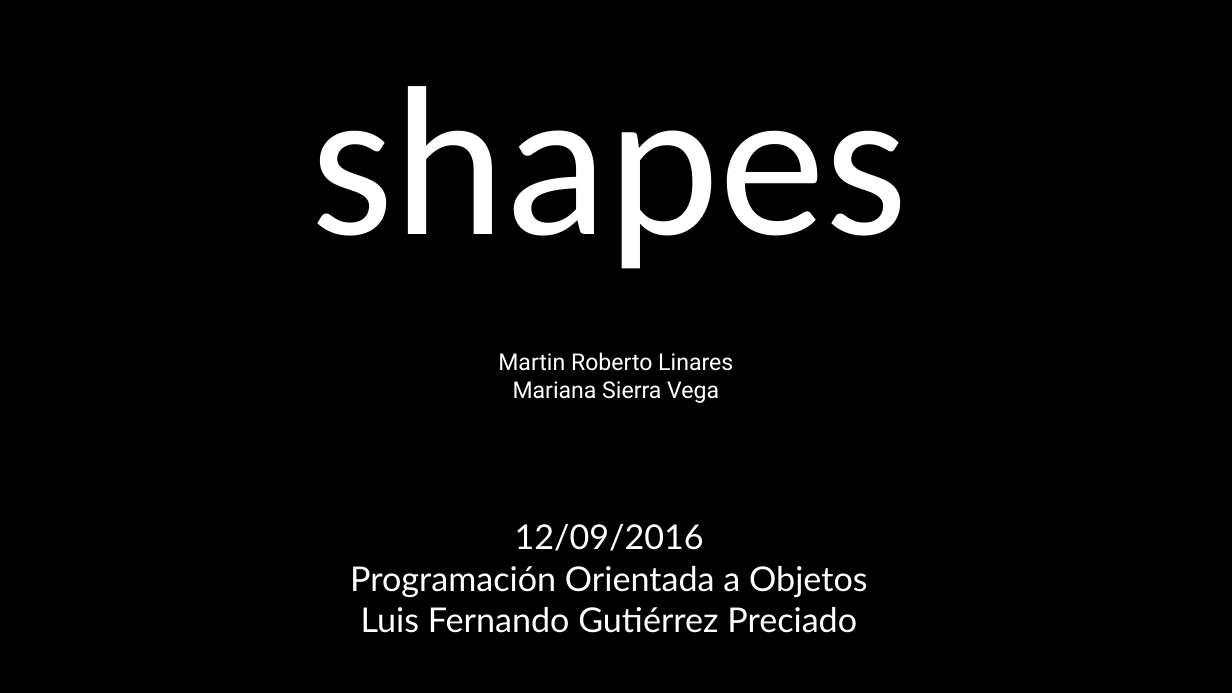
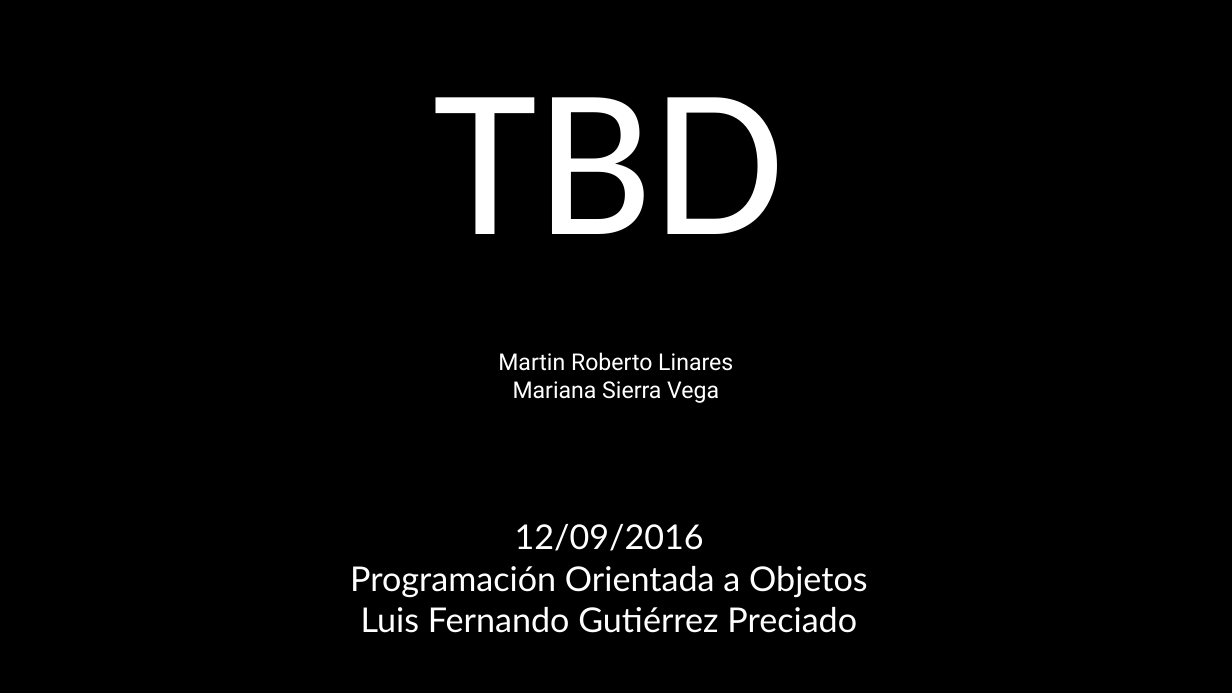
Before and after one commit to marianasrvg/POO_Fall2016, a slide deck: slide 1 of Inserte nombre aquí-.pptx. Drawn at 1232x693 pixels with LibreOffice and Linux fonts; fonts in the diff are those of the drawing. Boxes give left, top, right and bottom in pixels: in the first picture for what was removed or moved away, otherwise in the second. Text is boxed around its words. In the diff, an @@ line names an element or a change of style, - is before the commit and + after.

```diff
--- a/Inserte nombre aquí-.pptx
+++ b/Inserte nombre aquí-.pptx
@@ title at (x1=434, y1=97, x2=784, y2=234): text changed @@
-shapes
+TBD
```
Also in this commit, not shown: 1 slide added, 1 slide removed, 1 other file.
